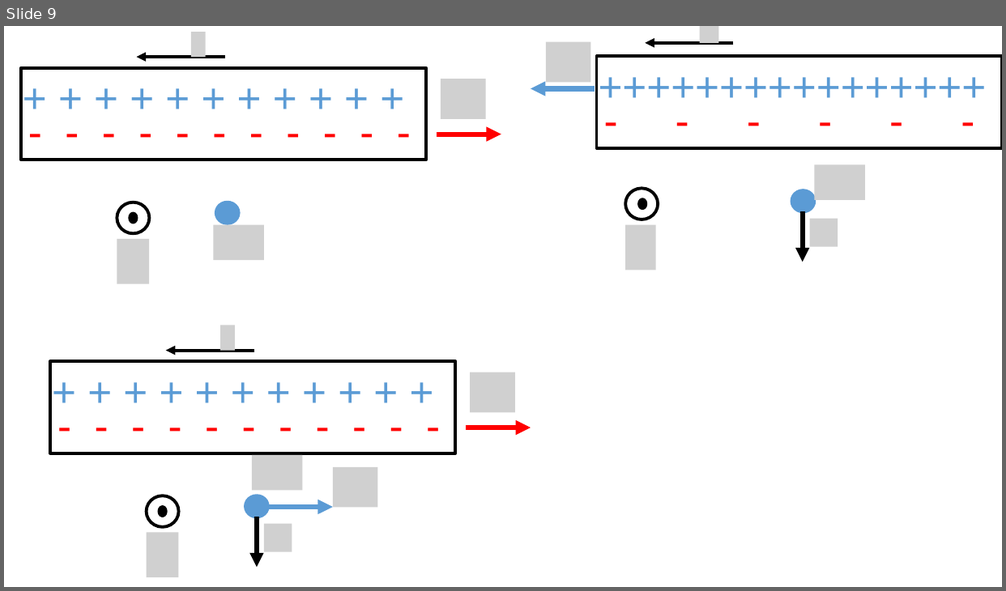
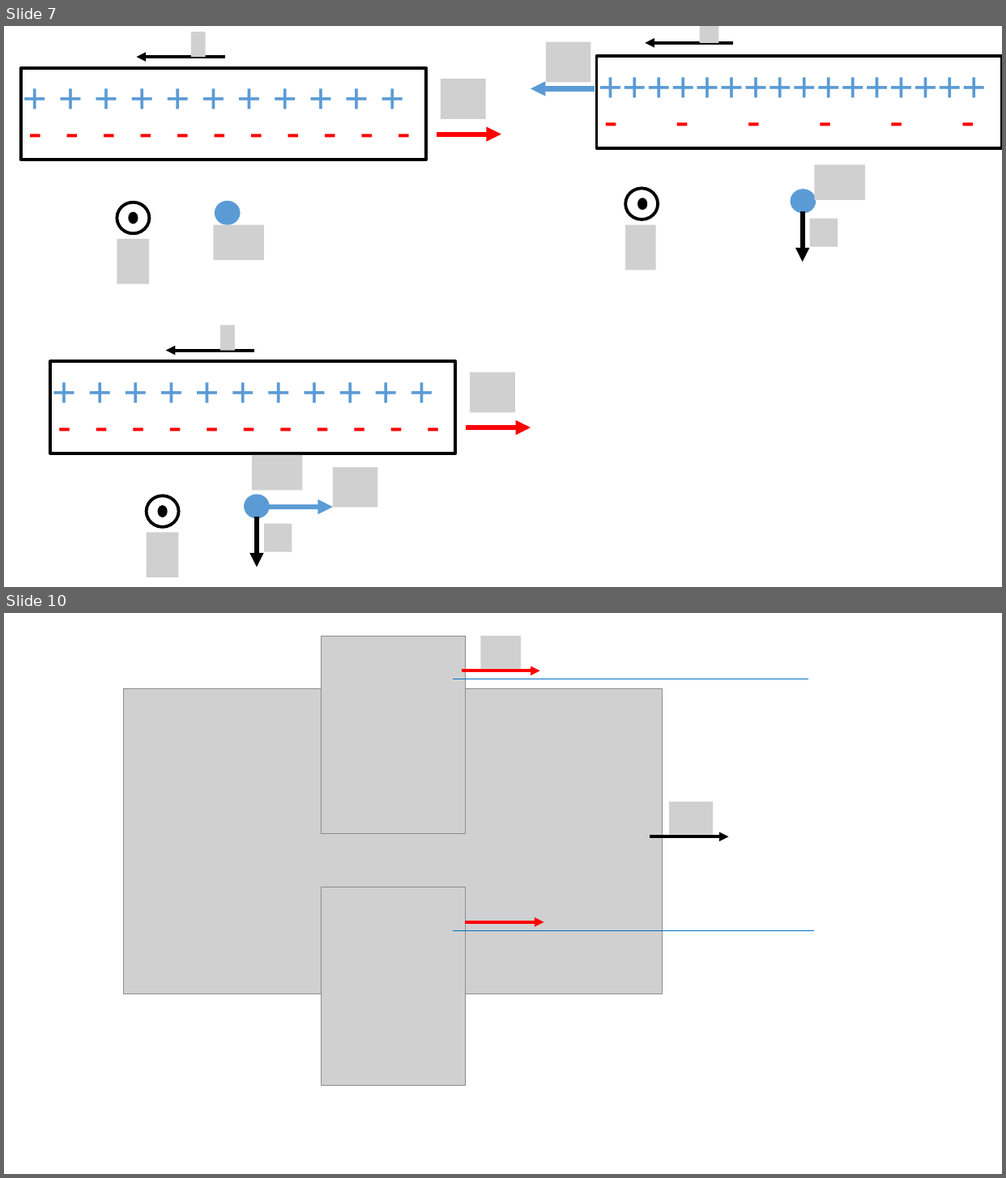
Before and after one commit to OSTP/PhysicsArtofModelling, a slide deck: tex/figures/SpecialRelativity/Figures.pptx. Shown one above the other, each under a label of ours: slide 9 before the commit, slides 7 and 10 after it; the slides between them are not shown. The pictures are 1006x591 and 1006x1178 pixels, drawn with LibreOffice and Linux fonts; fonts in the diff are those of the drawing; grey boxes stand for pictures. Boxes give left, top, right and bottom in pixels: in the first picture for what was removed or moved away, otherwise in the second. Text is boxed around its words. In the diff, an @@ line names an element or a change of style, - is before the commit and + after.

```diff
--- a/tex/figures/SpecialRelativity/Figures.pptx
+++ b/tex/figures/SpecialRelativity/Figures.pptx
@@ slide 10 added at (4,613,1002,1174), background #FFFFFF @@
@@ picture added at (321,636,465,834) @@
@@ picture added at (481,636,522,669) @@
@@ line added from (453, 679) to (809, 679), #0070C0 0.75 pt @@
@@ arrow added from (462, 671) to (540, 671), #FF0000 3 pt @@
@@ picture added at (124,689,662,995) @@
@@ picture added at (670,802,713,835) @@
@@ arrow added from (650, 837) to (729, 837), #000000 3 pt @@
@@ picture added at (321,888,465,1086) @@
@@ picture added at (484,887,525,920) @@
@@ arrow added from (465, 922) to (543, 922), #FF0000 3 pt @@
@@ line added from (453, 931) to (814, 931), #0070C0 0.75 pt @@
@@ what was slide 9 is now slide 7 @@
```
Also in this commit, not shown: 1 slide changed, 3 other slides added, 2 slides removed, 6 other files.
